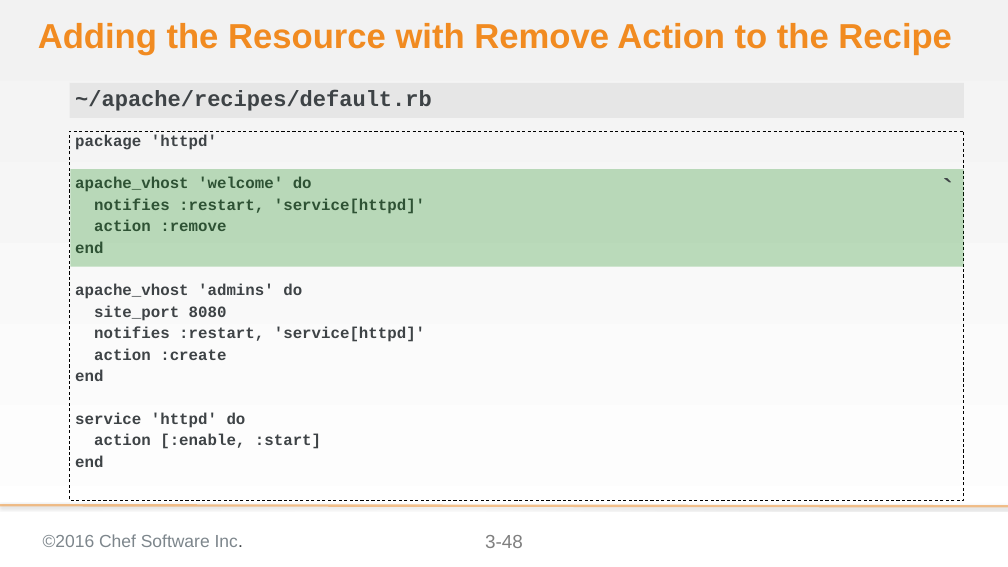
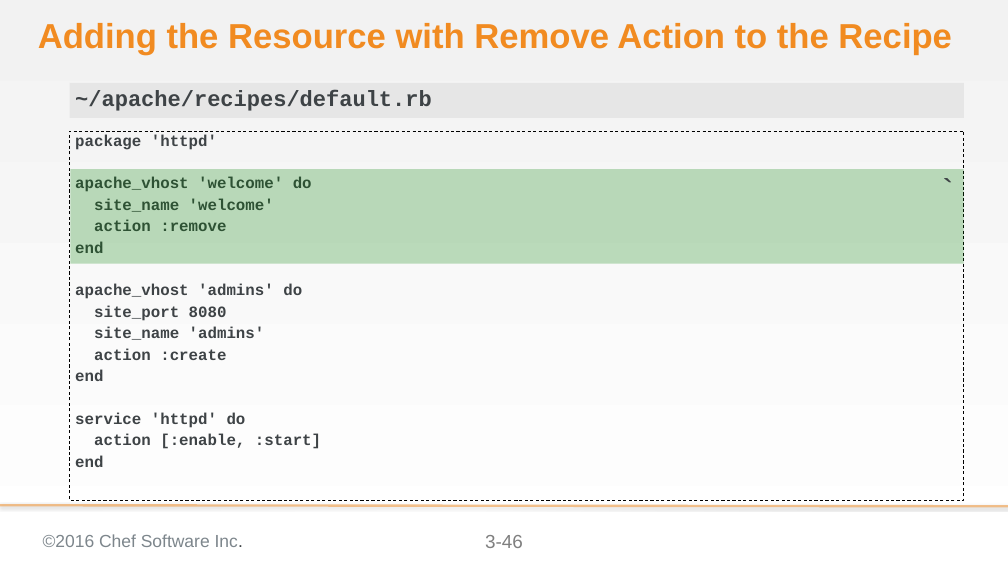
Before and after one commit to chef-training/extending_cookbooks, a slide deck: slide 46 of 03-creating_a_custom_resource-linux.pptx (slide 48 before the commit). Drawn at 1008x567 pixels with LibreOffice and Linux fonts; fonts in the diff are those of the drawing; background and template pictures are left out. Boxes give left, top, right and bottom in pixels: in the first picture for what was removed or moved away, otherwise in the second. Text is boxed around its words. In the diff, an @@ line names an element or a change of style, - is before the commit and + after.

Commit message:
Updates Module 03 that move it to the next module
* Moved some of the refactoring out the module into the next module
* Fixed a few typos
* Updated the code examples

```diff
--- a/03-creating_a_custom_resource-linux.pptx
+++ b/03-creating_a_custom_resource-linux.pptx
@@ text at [94,198,274,212]: text changed @@
-notifies :restart, 'service[httpd]'
+site_name 'welcome'
@@ text at [94,327,265,340]: text changed @@
-notifies :restart, 'service[httpd]'
+site_name 'admins'
```
Also in this commit, not shown: 14 other slides changed, 1 slide added, 3 slides removed.
